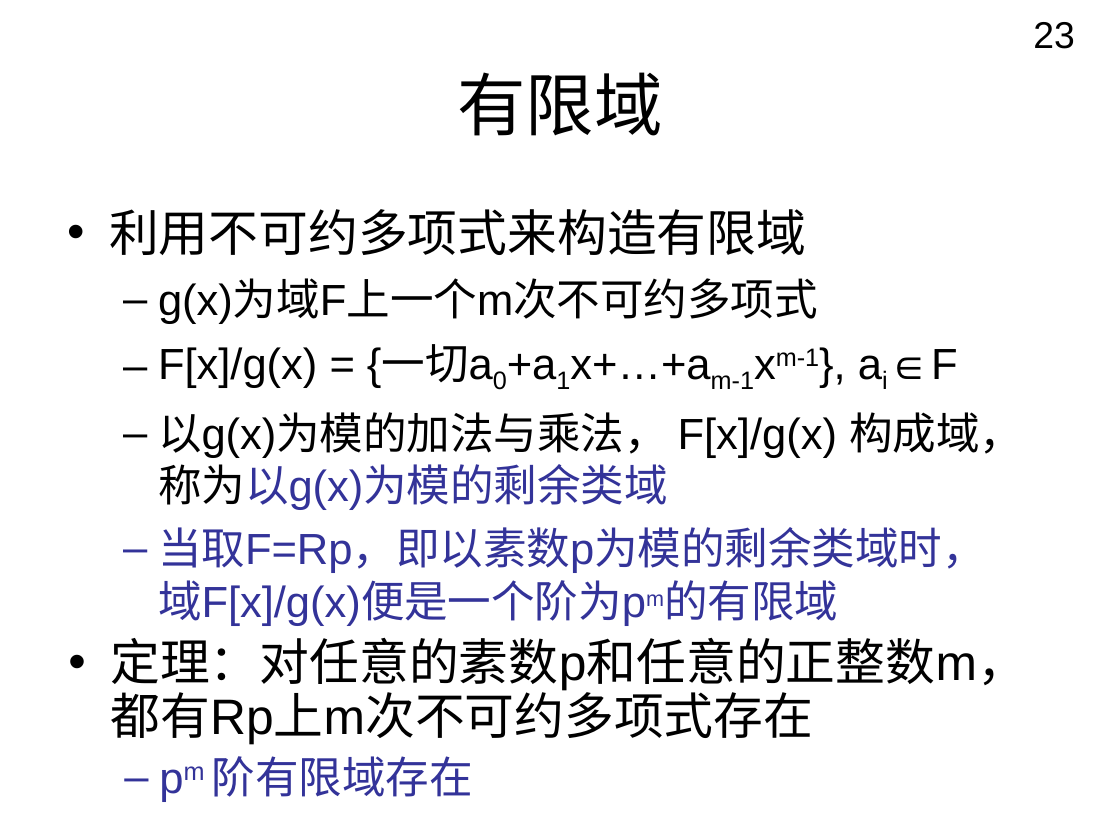
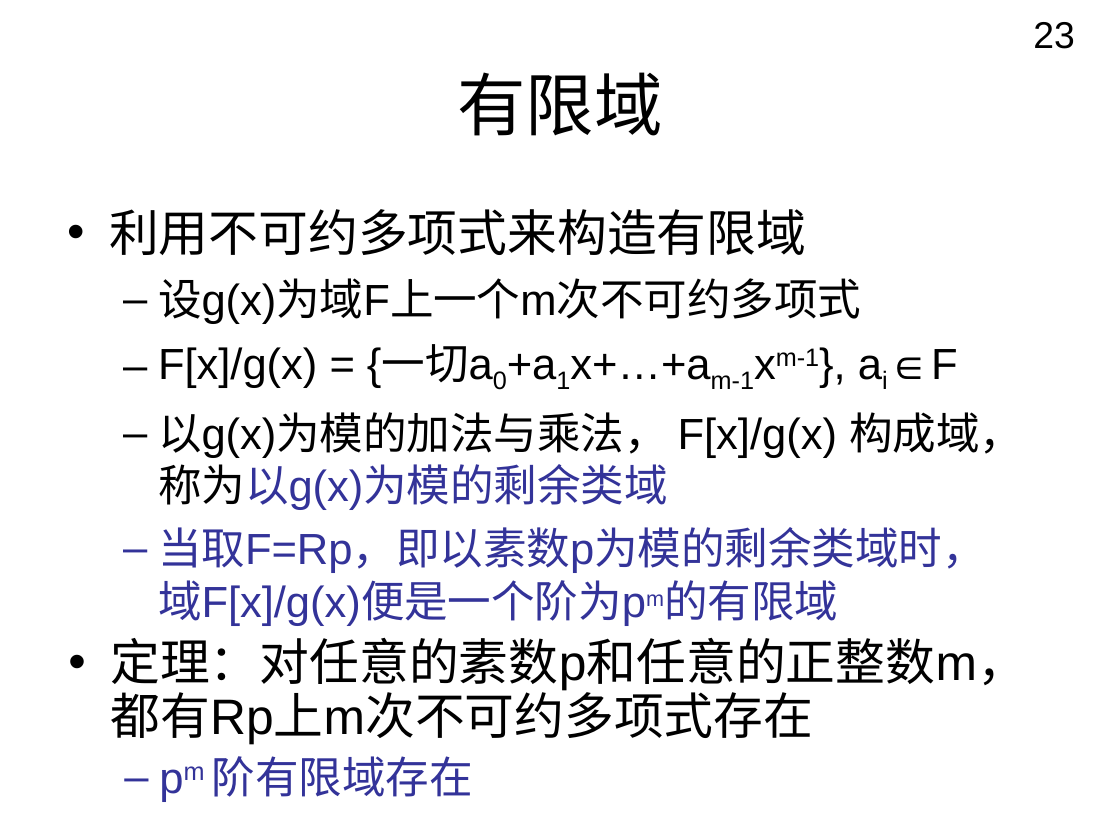
Before and after one commit to chchgb/pairwisetestingservice, a slide deck: slide 23 of Report/A0617343_张坚_PaperReadingReport.ppt. Drawn at 1120x840 pixels with LibreOffice and Linux fonts; fonts in the diff are those of the drawing; background and template pictures are left out. Boxes give left, top, right and bottom in pixels: in the first picture for what was removed or moved away, otherwise in the second. Text is boxed around its words. In the diff, an @@ line names an element or a change of style, - is before the commit and + after.

```diff
--- a/Report/A0617343_张坚_PaperReadingReport.ppt
+++ b/Report/A0617343_张坚_PaperReadingReport.ppt
@@ text at [158, 278, 861, 324]: text changed @@
-  – g(x)为域F上一个m次不可约多项式
+  – 设g(x)为域F上一个m次不可约多项式
```
Also in this commit, not shown: 11 other slides changed, 1 other file.
